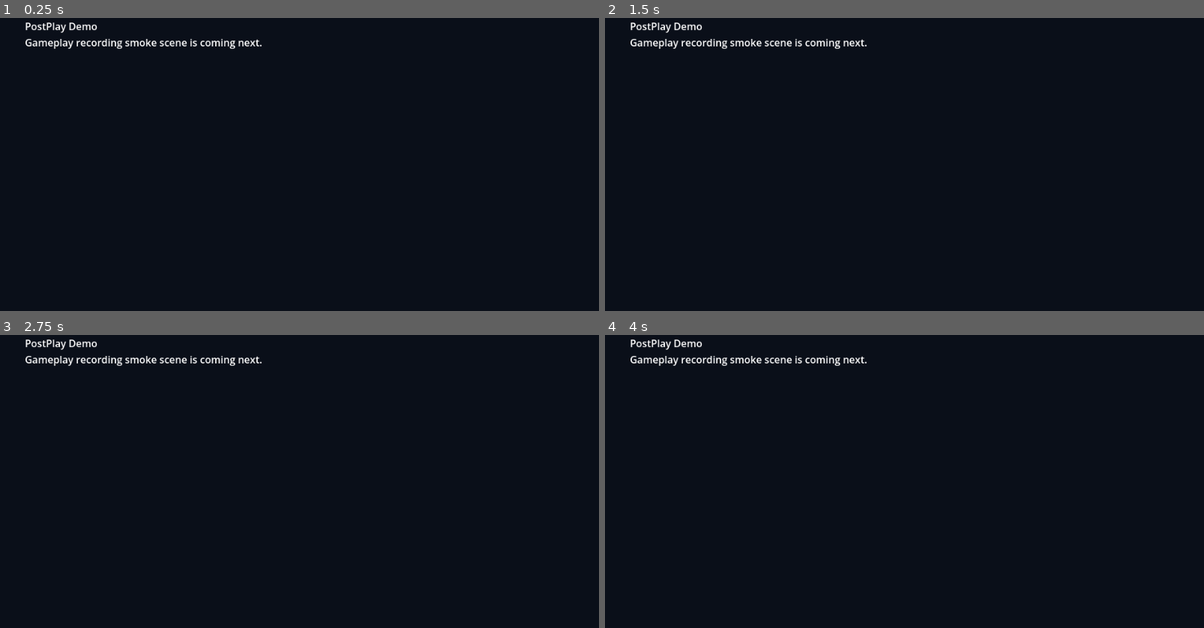
Above: before the commit, frames 1-4 (two rows, left to right).
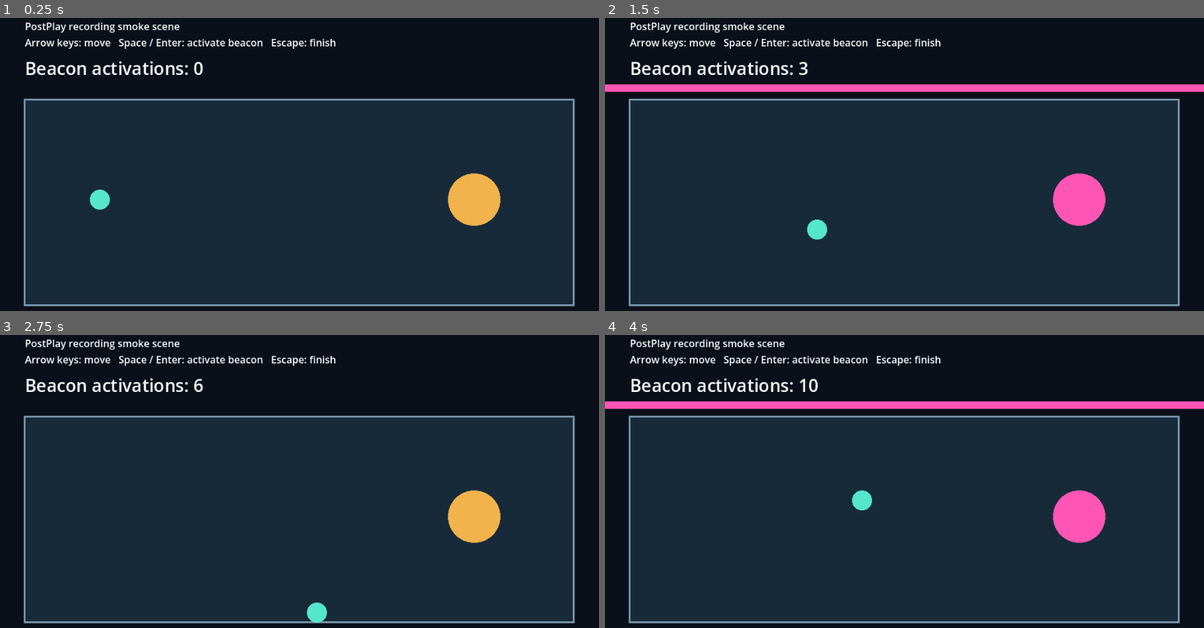
Above: after the commit, the same moments.

Repository: alexishachemi/postplay
Game: Godot game, scene res://main.tscn
The game is run twice, just before and just after one commit, with the same random seed, the same clock (stepped at 60 frames per second) and the same inputs.
Inputs:
- Up to frame 1 (0.25 s): no input
- Up to frame 2 (1.5 s): tap Enter (ui_accept) at 0.5, 1.35 s; hold Right (ui_right) 0.53-1.28 s; hold Enter (ui_accept) 0.53-1.28 s; hold Down (ui_down) from 1.28 s (still down)
- Up to frame 3 (2.75 s): tap Enter (ui_accept) at 1.52, 1.82 s; release Down (ui_down) at 2.03 s; hold Right (ui_right) from 2.03 s (still down); hold Enter (ui_accept) from 2.03 s (still down)
- Up to frame 4 (4 s): release Right (ui_right) at 2.78 s; release Enter (ui_accept) at 2.78 s; hold Up (ui_up) 2.78-3.53 s; tap Enter (ui_accept) at 2.85, 3.02, 3.32 s; hold Left (ui_left) from 3.53 s (still down); hold Enter (ui_accept) from 3.53 s (still down)

The runs differ from the first frame. In frame 1, 67% of the frame differs, in the area x 3-96%, y 1-99%; in frame 2, 70%; in frame 3, 67%; in frame 4, 70%, in the area x 0-100%, y 1-99%.

Commit message:
feat(demo): add gameplay smoke scene and bounded telemetry probe

Diff:
--- /dev/null
+++ b/demo/main.gd
@@ -0,0 +1,104 @@
+extends Node2D
+## Small human-controlled smoke scene; this probe is not the portable addon API.
+
+signal beacon_activated(activation_count: int)
+
+const PLAY_AREA := Rect2(40, 170, 880, 330)
+const PLAYER_RADIUS := 16.0
+const SPEED := 240.0
+const MAX_PROBE_EVENTS := 2400
+
+var player_position := Vector2(160, 330)
+var activation_count: int = 0
+var simulation_seconds: float = 0.0
+var flash_seconds: float = 0.0
+var sample_seconds: float = 0.0
+var probe: FileAccess
+var probe_event_count: int = 0
+
+
+func _ready() -> void:
+	var output_root := OS.get_environment("POSTPLAY_SMOKE_OUTPUT")
+	if not output_root.is_empty():
+		# A new child directory for every launch; never truncate an older probe.
+		var output_dir := output_root.path_join(
+			"smoke-%s-%s" % [Time.get_datetime_string_from_system().replace(":", "-"), Crypto.new().generate_random_bytes(8).hex_encode()]
+		)
+		if DirAccess.make_dir_recursive_absolute(output_dir) != OK:
+			push_error("Cannot create smoke telemetry directory")
+		else:
+			probe = FileAccess.open(output_dir.path_join("smoke-events.jsonl"), FileAccess.WRITE)
+			if probe == null:
+				push_error("Cannot open smoke telemetry file")
+			else:
+				print("Smoke telemetry: ", output_dir)
+				write_probe("start", {"synchronization": "unknown", "godot_version": Engine.get_version_info().string})
+	queue_redraw()
+
+
+func _process(delta: float) -> void:
+	simulation_seconds += delta
+	flash_seconds = maxf(0.0, flash_seconds - delta)
+	var direction := Input.get_vector("ui_left", "ui_right", "ui_up", "ui_down")
+	player_position += direction * SPEED * delta
+	player_position = player_position.clamp(
+		PLAY_AREA.position + Vector2.ONE * PLAYER_RADIUS,
+		PLAY_AREA.end - Vector2.ONE * PLAYER_RADIUS
+	)
+	sample_seconds += delta
+	if sample_seconds >= 0.1:
+		sample_seconds = 0.0
+		write_probe("position", {"x": player_position.x, "y": player_position.y})
+	queue_redraw()
+
+
+func _unhandled_input(event: InputEvent) -> void:
+	if event.is_action_pressed("ui_accept") and not event.is_echo():
+		activate_beacon()
+		get_viewport().set_input_as_handled()
+	elif event.is_action_pressed("ui_cancel"):
+		get_tree().quit()
+
+
+func activate_beacon() -> void:
+	activation_count += 1
+	flash_seconds = 0.5
+	$InteractionCount.text = "Beacon activations: %d" % activation_count
+	beacon_activated.emit(activation_count)
+	write_probe("beacon_activated", {"activation_count": activation_count})
+	queue_redraw()
+
+
+func _draw() -> void:
+	draw_rect(PLAY_AREA, Color("172a3a"))
+	draw_rect(PLAY_AREA, Color("7897ae"), false, 3.0)
+	var beacon_color := Color("f2b34c") if flash_seconds <= 0.0 else Color("ff55b5")
+	draw_circle(Vector2(760, 330), 42.0, beacon_color)
+	if flash_seconds > 0.0:
+		draw_rect(Rect2(0, 145, 960, 12), beacon_color)
+	draw_circle(player_position, PLAYER_RADIUS, Color("54e6cf"))
+
+
+func write_probe(kind: String, payload: Dictionary) -> void:
+	if probe == null or probe_event_count >= MAX_PROBE_EVENTS:
+		return
+	if probe_event_count == MAX_PROBE_EVENTS - 1:
+		kind = "probe_limit"
+		payload = {"omitted_further_events": true}
+	probe_event_count += 1
+	probe.store_line(JSON.stringify({
+		"probe_version": "smoke-1",
+		"id": "evt-%d" % probe_event_count,
+		"kind": kind,
+		"simulation_ms": roundi(simulation_seconds * 1000.0),
+		"process_frame": Engine.get_process_frames(),
+		"physics_frame": Engine.get_physics_frames(),
+		"payload": payload,
+	}))
+	probe.flush()
+
+
+func _exit_tree() -> void:
+	if probe != null:
+		write_probe("end", {"event_limit_reached": probe_event_count >= MAX_PROBE_EVENTS - 1})
+		probe.close()
--- a/demo/main.tscn
+++ b/demo/main.tscn
@@ -1,8 +1,17 @@
-[gd_scene format=3]
+[gd_scene load_steps=2 format=3]
+
+[ext_resource type="Script" path="res://main.gd" id="1"]
 
 [node name="PostPlayDemo" type="Node2D"]
+script = ExtResource("1")
 
 [node name="Instructions" type="Label" parent="."]
 offset_left = 40.0
 offset_top = 40.0
-text = "PostPlay Demo\nGameplay recording smoke scene is coming next."
+text = "PostPlay recording smoke scene\nArrow keys: move   Space / Enter: activate beacon   Escape: finish"
+
+[node name="InteractionCount" type="Label" parent="."]
+offset_left = 40.0
+offset_top = 100.0
+theme_override_font_sizes/font_size = 28
+text = "Beacon activations: 0"
--- /dev/null
+++ b/demo/tests/smoke_scene_test.gd
@@ -0,0 +1,31 @@
+extends SceneTree
+## Deterministic behavior fixture, not a recording or evaluation session.
+
+
+func _initialize() -> void:
+	call_deferred("run_test")
+
+
+func run_test() -> void:
+	var scene = preload("res://main.tscn").instantiate()
+	root.add_child(scene)
+	scene.set_process(false)
+	var event := InputEventAction.new()
+	event.action = "ui_accept"
+	event.pressed = true
+	scene._unhandled_input(event)
+	assert(scene.activation_count == 1, "An interaction must activate the beacon once")
+	assert(scene.flash_seconds > 0.0, "The interaction must create a visible flash")
+	assert(scene.get_node("InteractionCount").text == "Beacon activations: 1")
+	scene._process(0.6)
+	assert(scene.flash_seconds == 0.0, "The flash must finish")
+	Input.action_press("ui_right")
+	var previous_position: Vector2 = scene.player_position
+	scene._process(0.1)
+	assert(scene.player_position.x > previous_position.x, "Movement must respond to input")
+	scene._process(10.0)
+	assert(scene.player_position.x <= scene.PLAY_AREA.end.x - scene.PLAYER_RADIUS)
+	Input.action_release("ui_right")
+	scene.queue_free()
+	print("PASS: interaction, visible counter/flash, movement and boundary")
+	quit()
Not shown, added: demo/main.gd.uid
Not shown, added: demo/tests/smoke_scene_test.gd.uid
